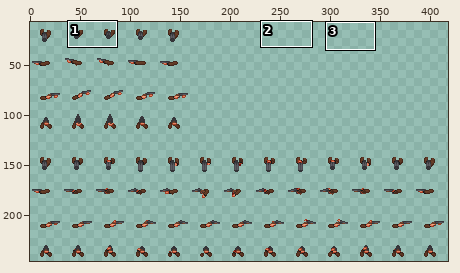
Pixel-art file: src/concept/sprite/amadixsawedoff.aseprite. The picture above shows the old version from afar; the outline marks the close-up.
Close-up. The starting point:
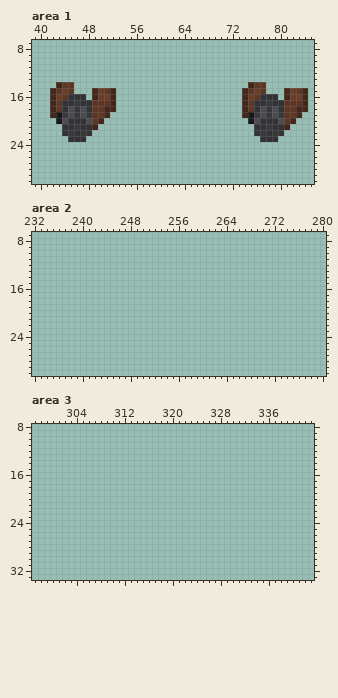
512x512 pixels, 1 frame. Shown: area 1: x 39..85, y 7..30; area 2: x 232..280, y 7..30; area 3: x 297..343, y 8..33. The wide view leaves out empty margins. The commit also changed other parts of the picture, which this record leaves out.
After the commit:
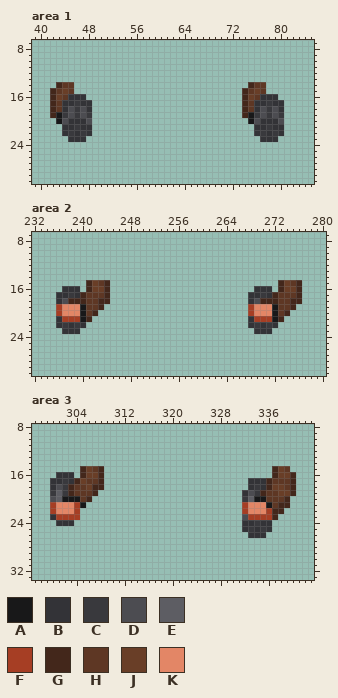
Palette (. is transparent): A #181819  B #333337  C #39393d  D #4c4c51  E #5d5d63  F #a63e24  G #43271b  H #5e3724  J #693e27  K #e38666
The edit:
Area 1, layer "Layer 2 Copy Copy":
y 15: x 49..52 GJHG -> ....; x 81..84 GJHG -> ....
y 16: x 49..52 GJJG -> ....; x 81..84 GJJG -> ....
y 17: x 49..52 HHHG -> ....; x 81..84 HHHG -> ....
y 18: x 49..52 HHGG -> ....; x 81..84 HHGG -> ....
y 19: x 49..51 HHG -> ...; x 81..83 HHG -> ...
y 20: x 49..50 HG -> ..; x 81..82 HG -> ..
y 21: x 49 G -> .; x 81 G -> .
Area 2, layers "Layer 2 Copy Copy Copy", "Layer 2 Copy Copy", "Layer 2":
y 15: x 241..244 .... -> GJHG; x 273..276 .... -> GJHG
y 16: x 237..239 ... -> BBB; x 241..244 .... -> GJJG; x 269..271 ... -> BBB; x 273..276 .... -> GJJG
y 17: x 236..244 ......... -> BBCBGHHHG; x 268..276 ......... -> BBCBGHHHG
y 18: x 236..244 ......... -> BDGGGHHGG; x 268..276 ......... -> BDGGGHHGG
y 19: x 236..243 ........ -> FKKKAHHG; x 268..275 ........ -> FKKKAHHG
y 20: x 236..242 ....... -> FKKKAHG; x 268..274 ....... -> FKKKAHG
y 21: x 236..241 ...... -> BFFFAG; x 268..273 ...... -> BFFFAG
y 22: x 236..240 ..... -> BCBCB; x 268..272 ..... -> BCBCB
y 23: x 237..239 ... -> BBB; x 269..271 ... -> BBB
Area 3, layers "Layer 2 Copy Copy Copy", "Layer 2 Copy Copy", "Layer 2":
y 15: x 305..308 .... -> GJHG; x 337..339 ... -> GJH
y 16: x 301..303 ... -> BBB; x 305..308 .... -> GJJG; x 337..340 .... -> GJJG
y 17: x 300..308 ......... -> BBCBGJHHG; x 333..340 ........ -> BBBGHHHG
y 18: x 300..308 ......... -> BDCGHHJGG; x 333..340 ........ -> BCBGJJHG
y 19: x 300..307 ........ -> CECGHHHG; x 332..340 ......... -> BDCGHHJJG
y 20: x 300..306 ....... -> DEAAAHG; x 332..339 ........ -> CEAAHHHG
y 21: x 300..305 ...... -> FKKKFA; x 332..339 ........ -> FKKKAHGG
y 22: x 300..304 ..... -> FKKKF; x 332..338 ....... -> FKKKFGG
y 23: x 300..304 ..... -> BFFFF; x 332..337 ...... -> DFFFFG
y 24: x 301..303 ... -> BBB; x 332..336 ..... -> BBCBB
y 25: x 332..336 ..... -> BCBCB
y 26: x 333..335 ... -> BBB
Changed places in both close-ups, as pixel boxes (x1, y1, x2, y2):
erased: (92, 88, 116, 130)
erased: (284, 88, 308, 130)
added: (56, 280, 110, 334)
added: (248, 280, 302, 334)
added: (50, 466, 104, 526)
added: (242, 466, 296, 538)
